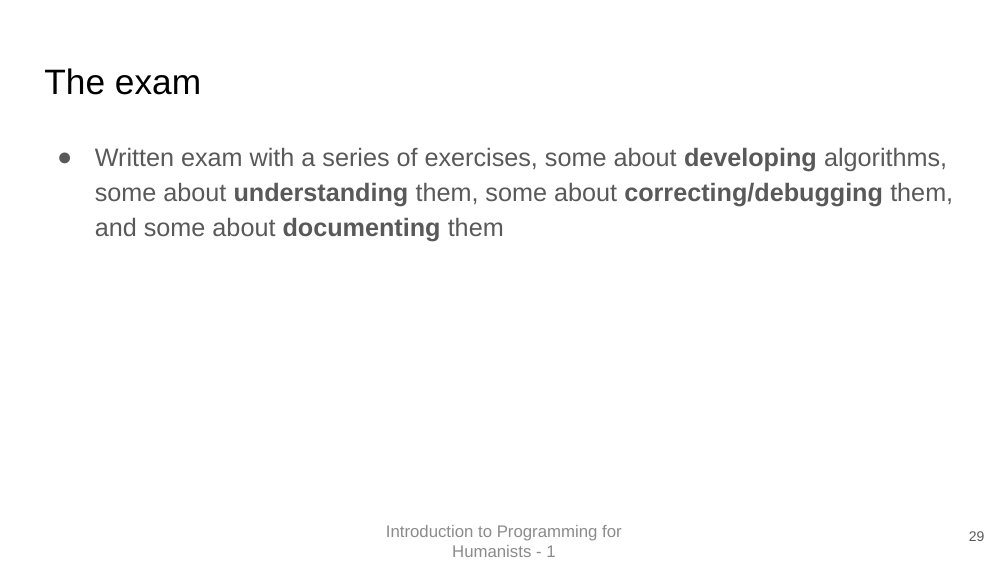
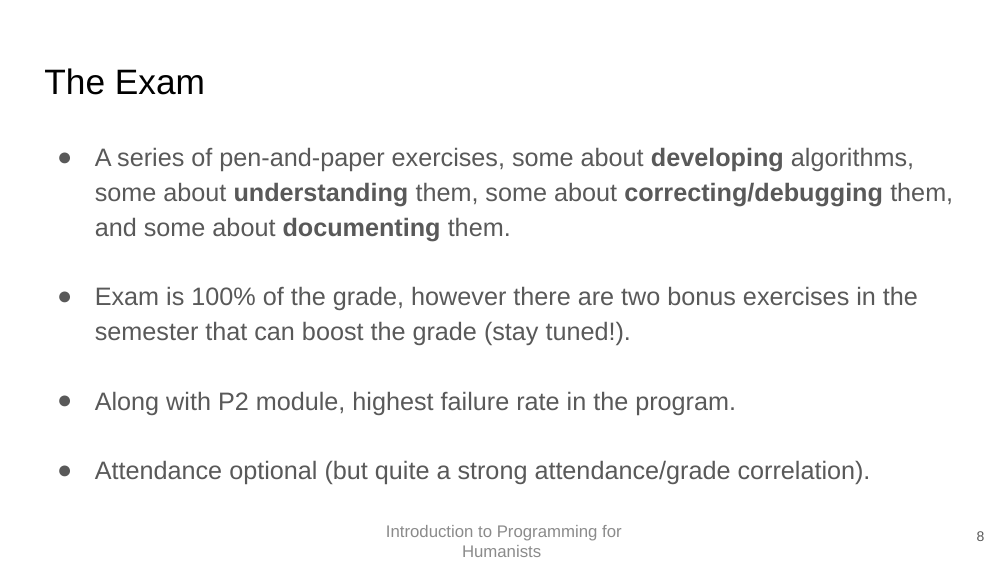
Before and after one commit to EvanEames/IPFH2526, a slide deck: slide 8 of week1/First Class.pptx (slide 29 before the commit). Drawn at 1008x567 pixels with LibreOffice and Linux fonts; fonts in the diff are those of the drawing. Boxes give left, top, right and bottom in pixels: in the first picture for what was removed or moved away, otherwise in the second. Text is boxed around its words. In the diff, an @@ line names an element or a change of style, - is before the commit and + after.

```diff
--- a/week1/First Class.pptx
+++ b/week1/First Class.pptx
@@ title at bbox=[44, 68, 205, 95]: text changed @@
-The exam
+The Exam
@@ text at bbox=[95, 147, 953, 484]: text changed @@
-● Written exam with a series of exercises, some about developing algorithms, some about understanding them, some about correcting/debugging them, and some about documenting them
+● A series of pen-and-paper exercises, some about developing algorithms, some about understanding them, some about correcting/debugging them, and some about documenting them.
+● Exam is 100% of the grade, however there are two bonus exercises in the semester that can boost the grade (stay tuned!).
+● Along with P2 module, highest failure rate in the program.
+● Attendance optional (but quite a strong attendance/grade correlation).
@@ text at bbox=[386, 525, 622, 557]: text changed @@
-Introduction to Programming for Humanists - 1
+Introduction to Programming for Humanists
@@ page number at bbox=[977, 531, 985, 541]: text changed @@
-29
+8
```
Also in this commit, not shown: 14 other slides changed, 22 slides removed, 3 other files.
